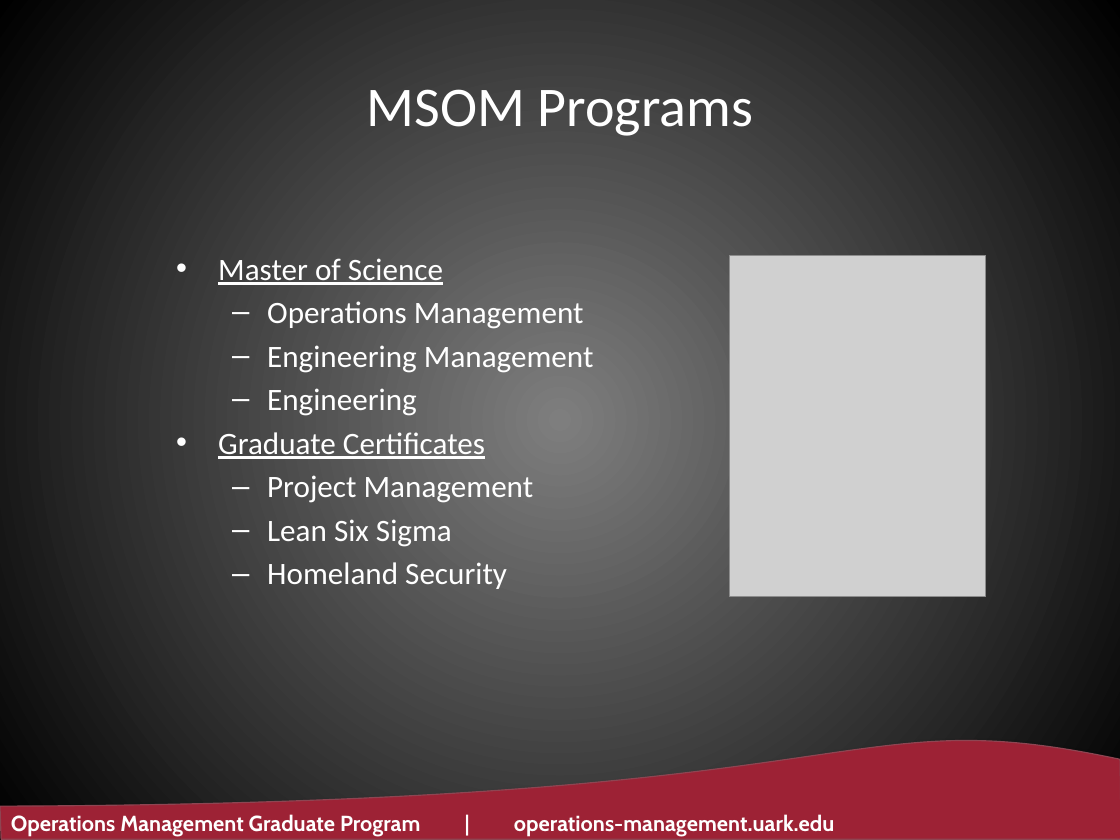
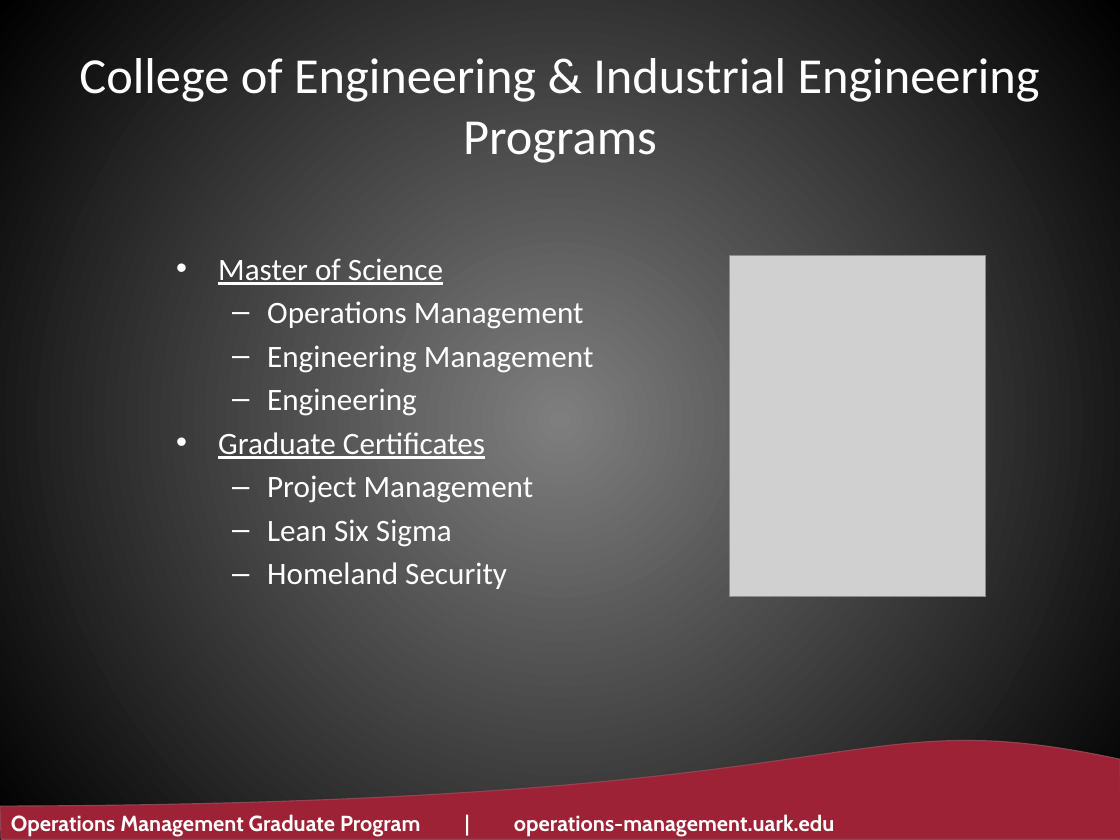
Before and after one commit to ltwalt/espnsports, a slide deck: slide 3 of 201111 2020 - Is Analytics in Professional Sports Making a Difference - U of Ark.pptx. Drawn at 1120x840 pixels with LibreOffice and Linux fonts; fonts in the diff are those of the drawing; grey boxes stand for pictures; background and template pictures are left out. Boxes give left, top, right and bottom in pixels: in the first picture for what was removed or moved away, otherwise in the second. Text is boxed around its words. In the diff, an @@ line names an element or a change of style, - is before the commit and + after.

```diff
--- a/201111 2020 - Is Analytics in Professional Sports Making a Difference - U of Ark.pptx
+++ b/201111 2020 - Is Analytics in Professional Sports Making a Difference - U of Ark.pptx
@@ title at [79, 58, 1040, 163]: text changed; size 36 to 32.4 pt @@
-MSOM Programs
+College of Engineering & Industrial Engineering Programs
```
Also in this commit, not shown: 1 other slide changed, 4 other files.
